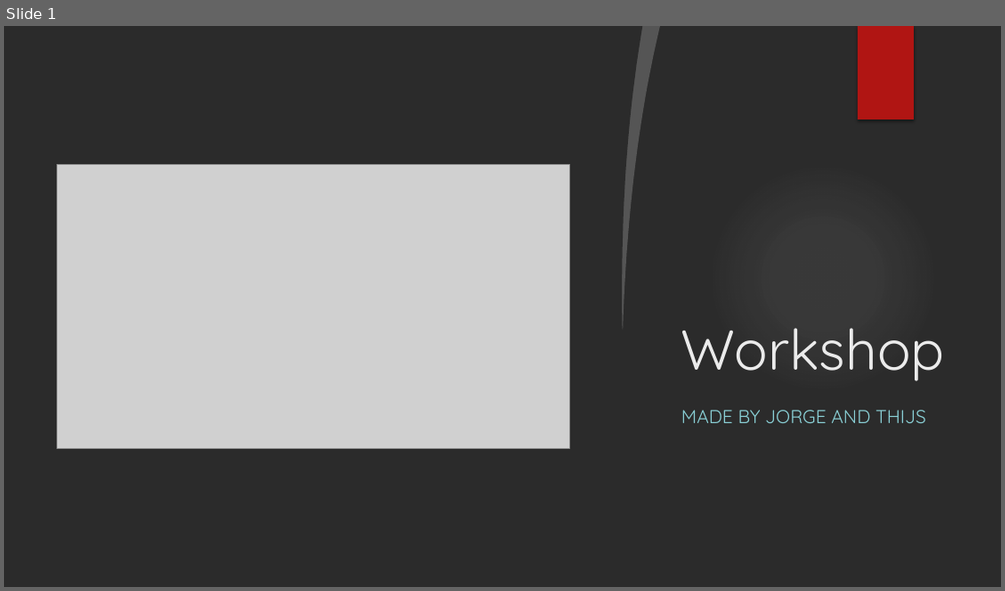
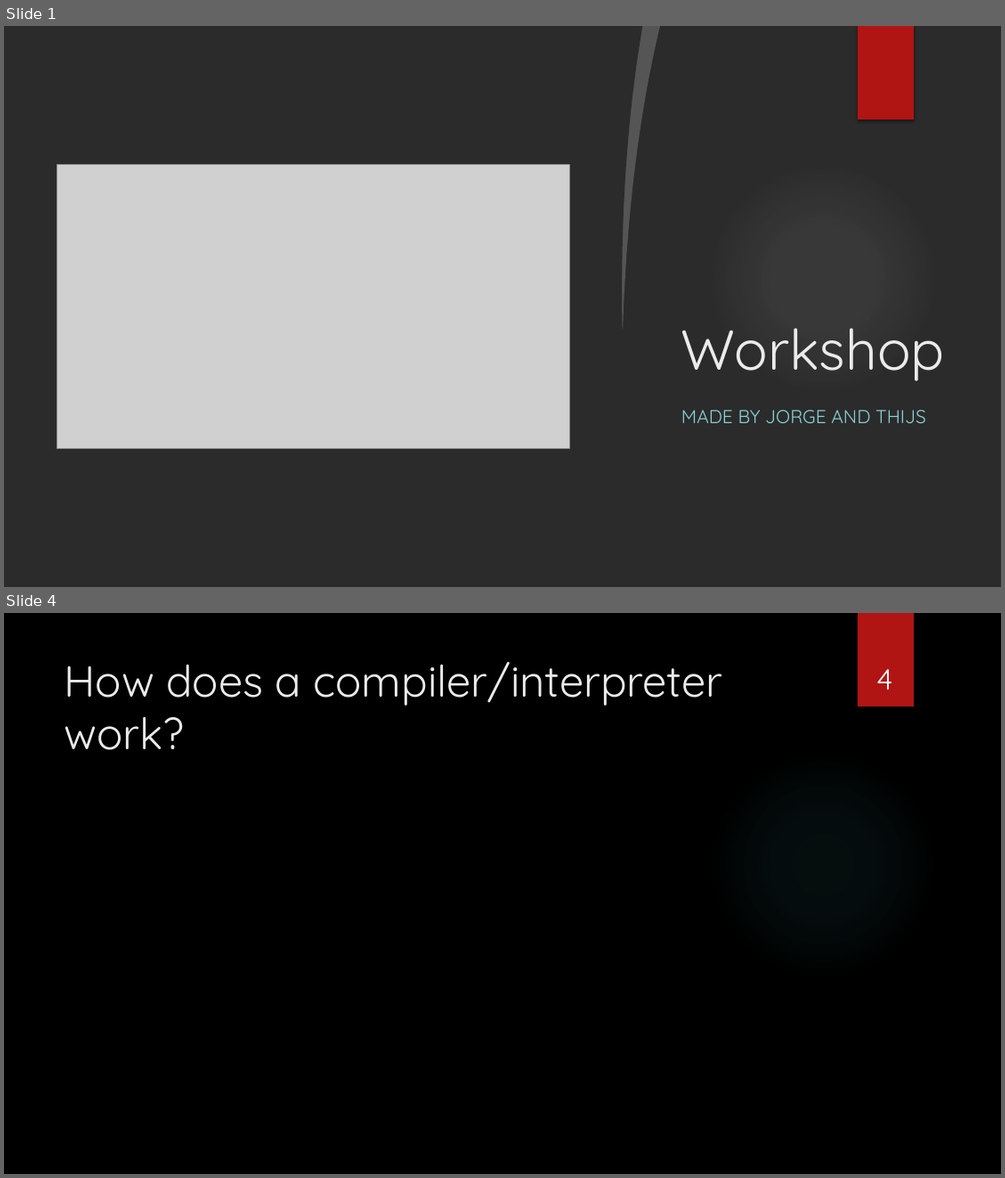
Before and after one commit to sebivenlo/esd-2024-jit-compiler, a slide deck: documents/presentation/presentation jit compiler.pptx. Shown one above the other, each under a label of ours: slide 1 before the commit, slides 1 and 4 after it; the slides between them are not shown. The pictures are 1005x591 and 1005x1178 pixels, drawn with LibreOffice and Linux fonts; fonts in the diff are those of the drawing; grey boxes stand for pictures; background and template pictures are left out; a plain dark background stands for a picture behind light text. Boxes give left, top, right and bottom in pixels: in the first picture for what was removed or moved away, otherwise in the second. Text is boxed around its words. In the diff, an @@ line names an element or a change of style, - is before the commit and + after.

```diff
--- a/documents/presentation/presentation jit compiler.pptx
+++ b/documents/presentation/presentation jit compiler.pptx
@@ slide 4 added at [4, 613, 1001, 1174], background picture (left out) @@
@@ rectangle added at [858, 613, 914, 706], fill #B01513 @@
@@ title added at [65, 662, 723, 750], 42 pt, text #EBEBEB @@
+How does a compiler/interpreter work?
@@ page number added at [876, 669, 892, 690], 28 pt, text #FFFFFF @@
+4
@@ ellipse added at [708, 750, 938, 981], fill gradient #50B9C1 @@
```
Also in this commit, not shown: 7 other slides added, 1 slide removed, 4 other files.
